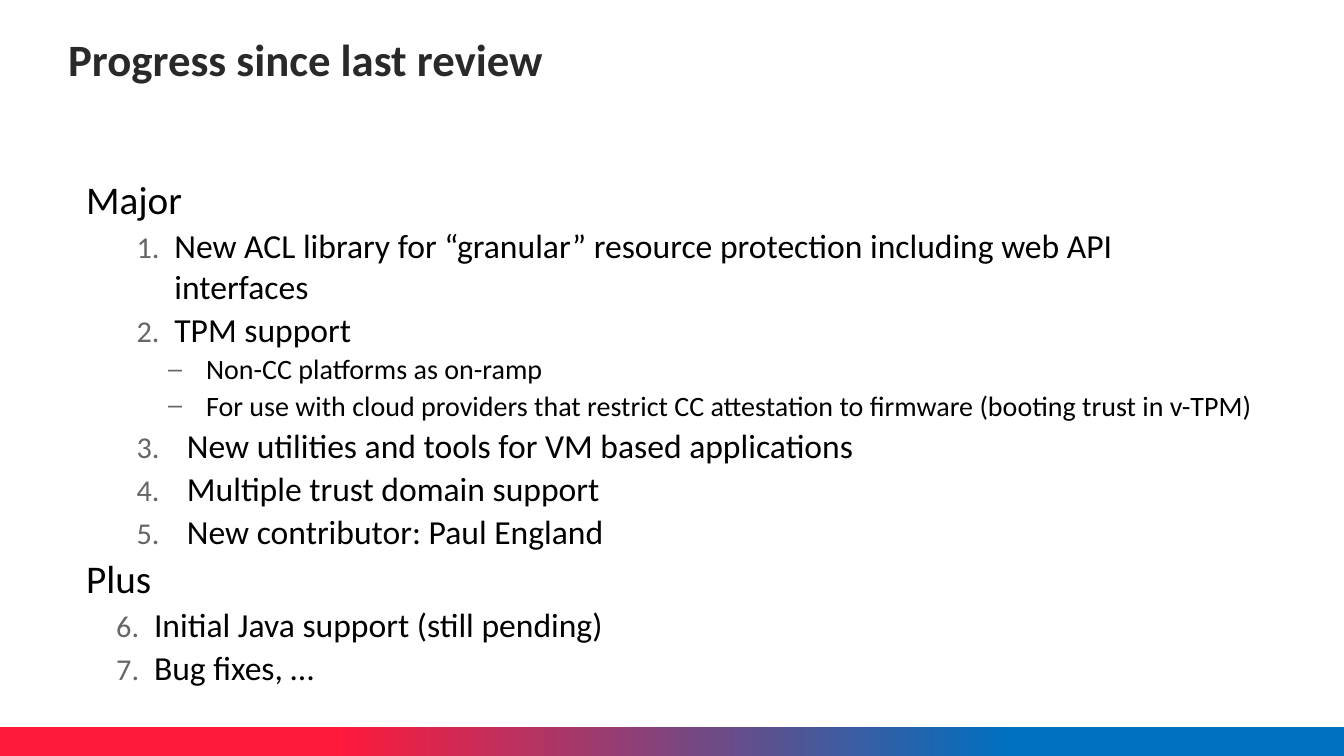
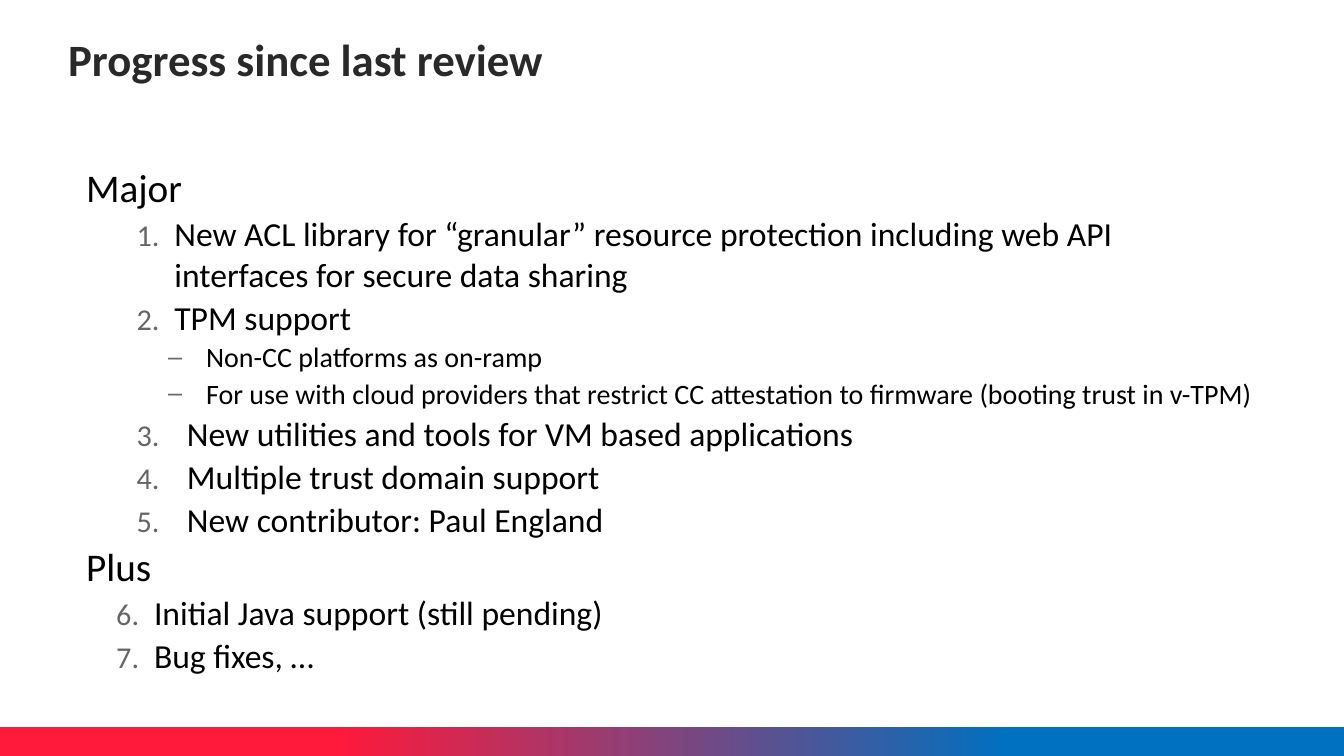
Before and after one commit to ccc-certifier-framework/certifier-framework-for-confidential-computing, a slide deck: slide 5 of Doc/CCC-Proposal-status-2026.pptx (slide 4 before the commit). Drawn at 1344x756 pixels with LibreOffice and Linux fonts; fonts in the diff are those of the drawing; background and template pictures are left out. Boxes give left, top, right and bottom in pixels: in the first picture for what was removed or moved away, otherwise in the second. Text is boxed around its words. In the diff, an @@ line names an element or a change of style, - is before the commit and + after.

```diff
--- a/Doc/CCC-Proposal-status-2026.pptx
+++ b/Doc/CCC-Proposal-status-2026.pptx
@@ text "Major": place and size @@
-text "Major" at (86,187,1251,643)
+text "Major" at (86,175,1251,674)
@@ text at (174,222,1112,293): text changed @@
-  1. New ACL library for “granular” resource protection including web API interfaces
+  1. New ACL library for “granular” resource protection including web API interfaces for secure data sharing
```
Also in this commit, not shown: 7 other slides changed, 1 slide added, 1 other file.
